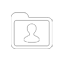
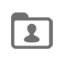
Comparing the layer stacks of the two w=64, h=64 images. Changes:
pixels changed over box(11, 12, 53, 49) (layer not identified)
